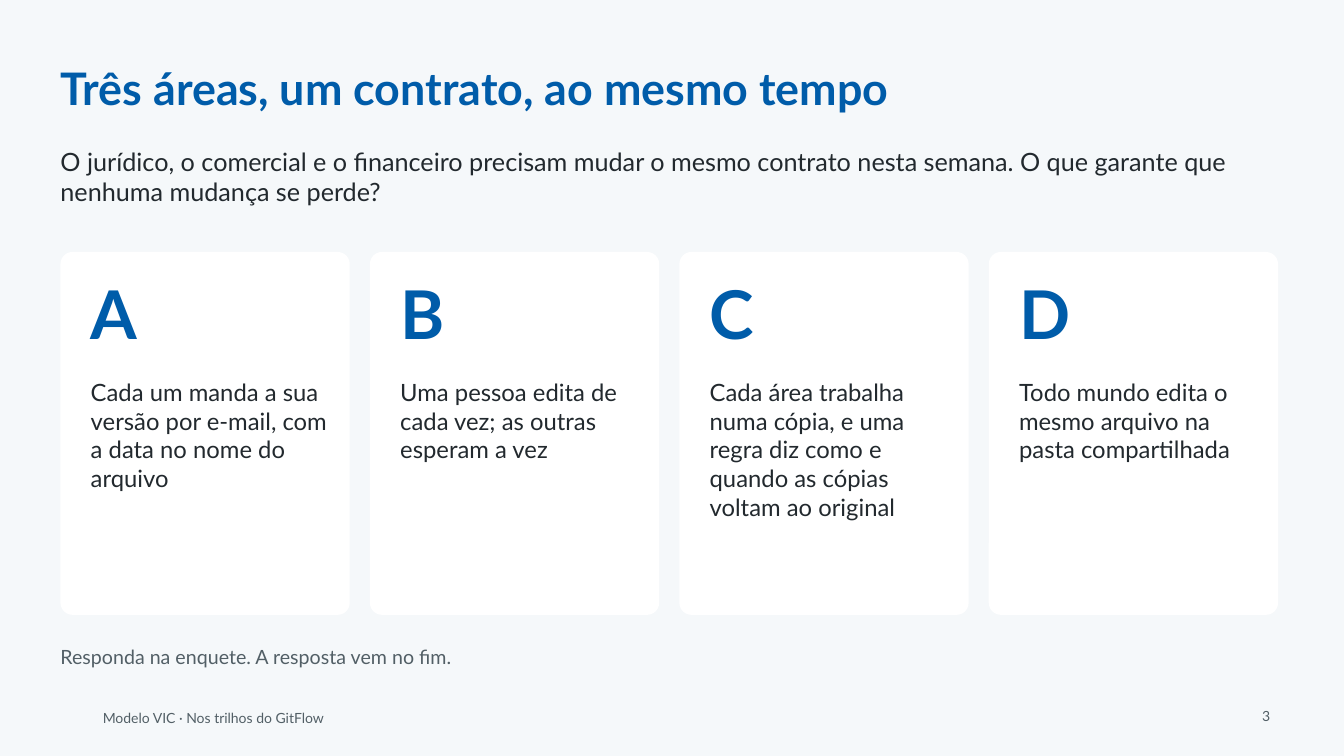
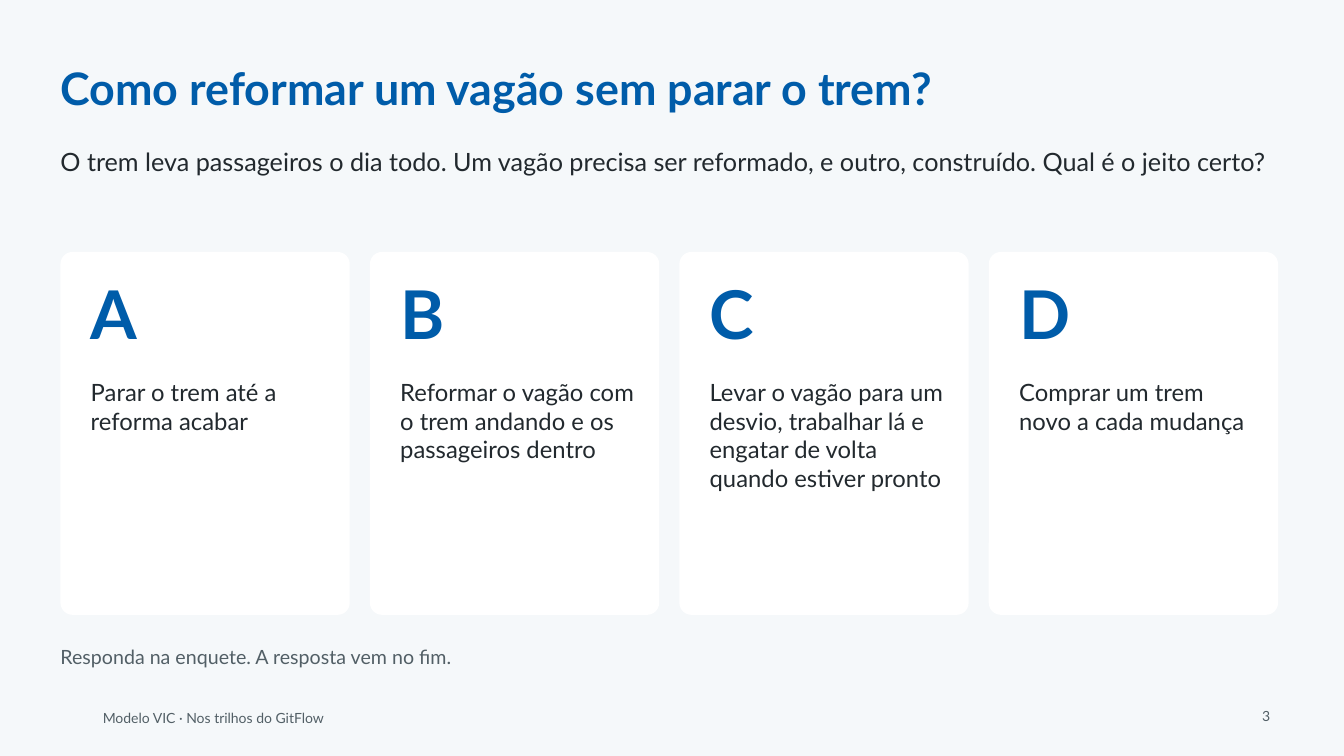
Before and after one commit to andromarcio/modelo-vic, a slide deck: slide 3 of treinamento/oficina-nos-trilhos/1-slides-nos-trilhos.pptx. Drawn at 1344x756 pixels with LibreOffice and Linux fonts; fonts in the diff are those of the drawing; background and template pictures are left out. Boxes give left, top, right and bottom in pixels: in the first picture for what was removed or moved away, otherwise in the second. Text is boxed around its words. In the diff, an @@ line names an element or a change of style, - is before the commit and + after.

```diff
--- a/treinamento/oficina-nos-trilhos/1-slides-nos-trilhos.pptx
+++ b/treinamento/oficina-nos-trilhos/1-slides-nos-trilhos.pptx
@@ title at <box>60,72,932,113</box>: text changed @@
-Três áreas, um contrato, ao mesmo tempo
+Como reformar um vagão sem parar o trem?
@@ text at <box>60,152,1265,175</box>: text changed @@
-O jurídico, o comercial e o financeiro precisam mudar o mesmo contrato nesta semana. O que garante que nenhuma mudança se perde?
+O trem leva passageiros o dia todo. Um vagão precisa ser reformado, e outro, construído. Qual é o jeito certo?
@@ text at <box>91,383,277,430</box>: text changed @@
-Cada um manda a sua versão por e-mail, com a data no nome do arquivo
+Parar o trem até a reforma acabar
@@ text at <box>400,383,634,463</box>: text changed @@
-Uma pessoa edita de cada vez; as outras esperam a vez
+Reformar o vagão com o trem andando e os passageiros dentro
@@ text at <box>710,384,943,491</box>: text changed @@
-Cada área trabalha numa cópia, e uma regra diz como e quando as cópias voltam ao original
+Levar o vagão para um desvio, trabalhar lá e engatar de volta quando estiver pronto
@@ text at <box>1019,383,1245,435</box>: text changed @@
-Todo mundo edita o mesmo arquivo na pasta compartilhada
+Comprar um trem novo a cada mudança
```
Also in this commit, not shown: 27 other slides changed, 8 slides added, 6 slides removed, 8 other files.
